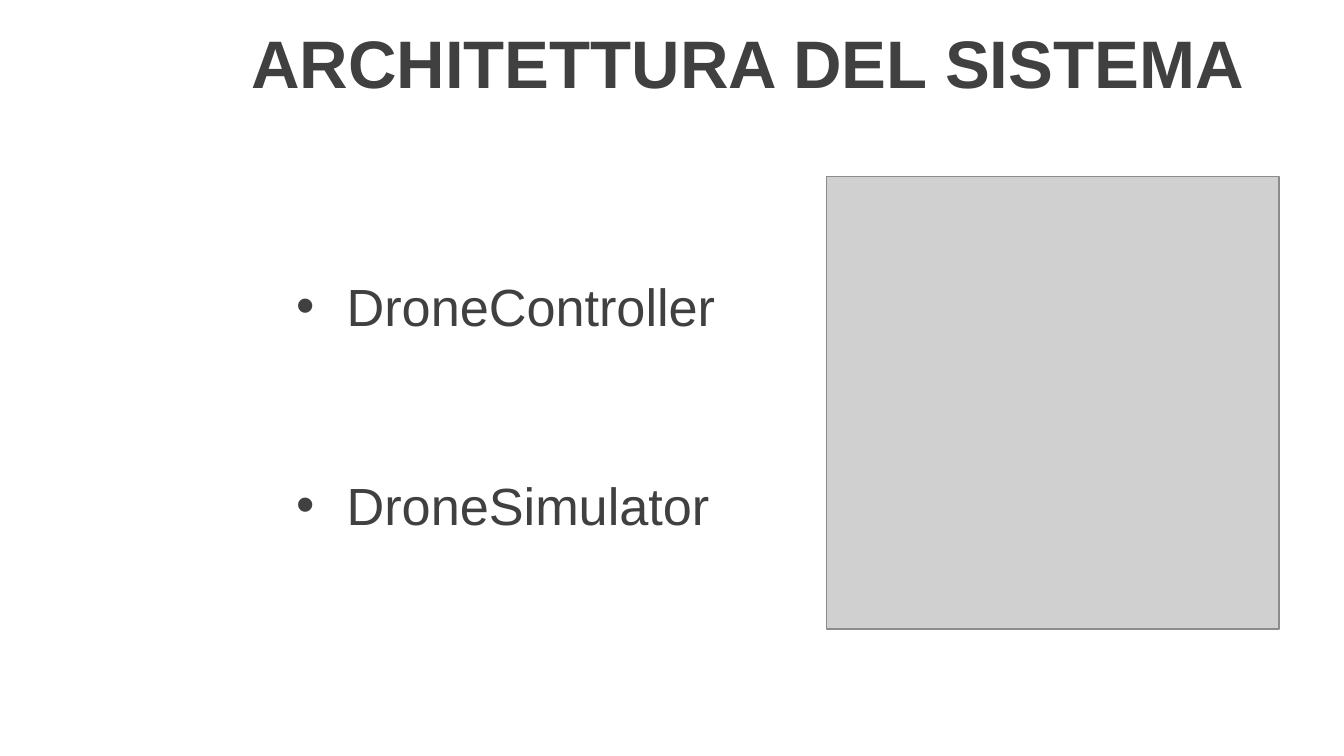
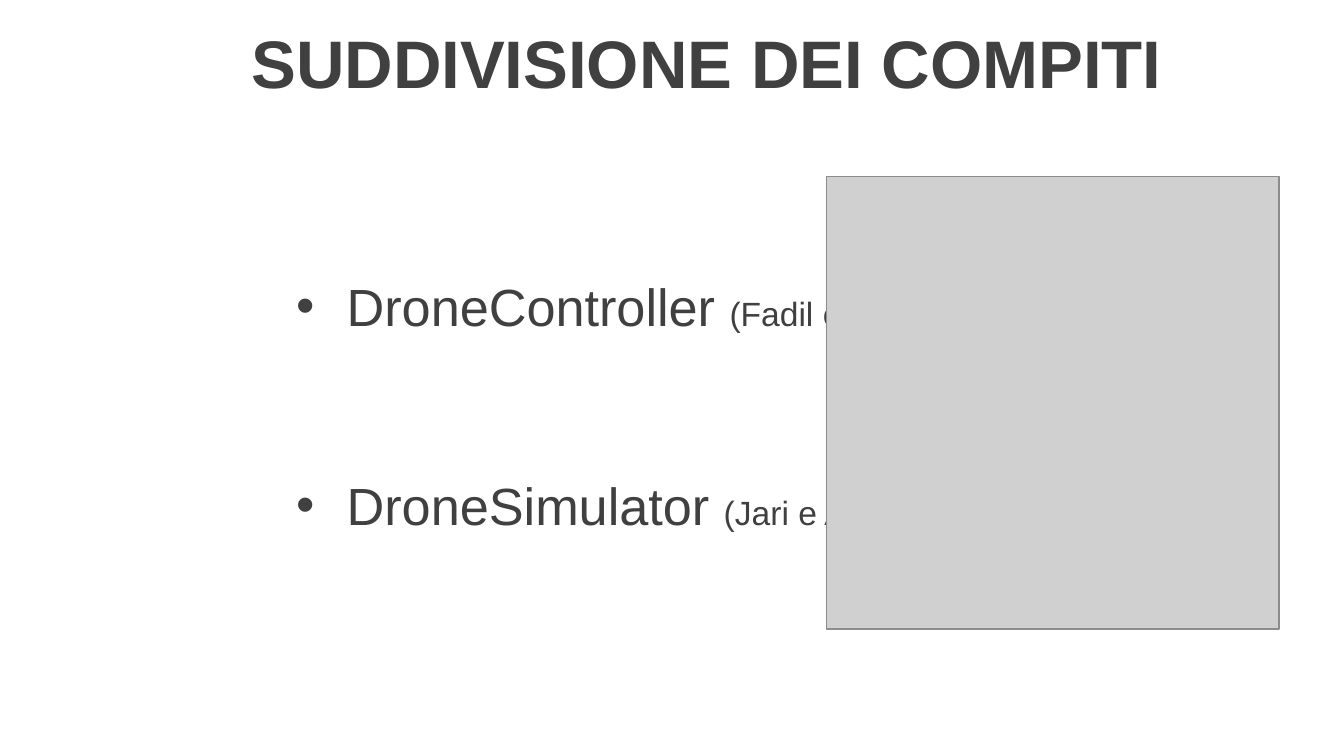
Before and after one commit to LuMug/DroneControlSystem, a slide deck: slide 10 of docs/Presentazione.pptx. Drawn at 1344x756 pixels with LibreOffice and Linux fonts; fonts in the diff are those of the drawing; grey boxes stand for pictures; background and template pictures are left out. Boxes give left, top, right and bottom in pixels: in the first picture for what was removed or moved away, otherwise in the second. Text is boxed around its words. In the diff, an @@ line names an element or a change of style, - is before the commit and + after.

```diff
--- a/docs/Presentazione.pptx
+++ b/docs/Presentazione.pptx
@@ title at (x1=251, y1=41, x2=1162, y2=89): text changed @@
-ARCHITETTURA DEL SISTEMA
+SUDDIVISIONE DEI COMPITI
@@ text at (x1=347, y1=288, x2=943, y2=531): text changed @@
-• DroneController
-• DroneSimulator
+• DroneController (Fadil e Luca)
+• DroneSimulator (Jari e Andrea)
```
Also in this commit, not shown: 6 other slides changed, 2 slides added, 8 slides removed.
